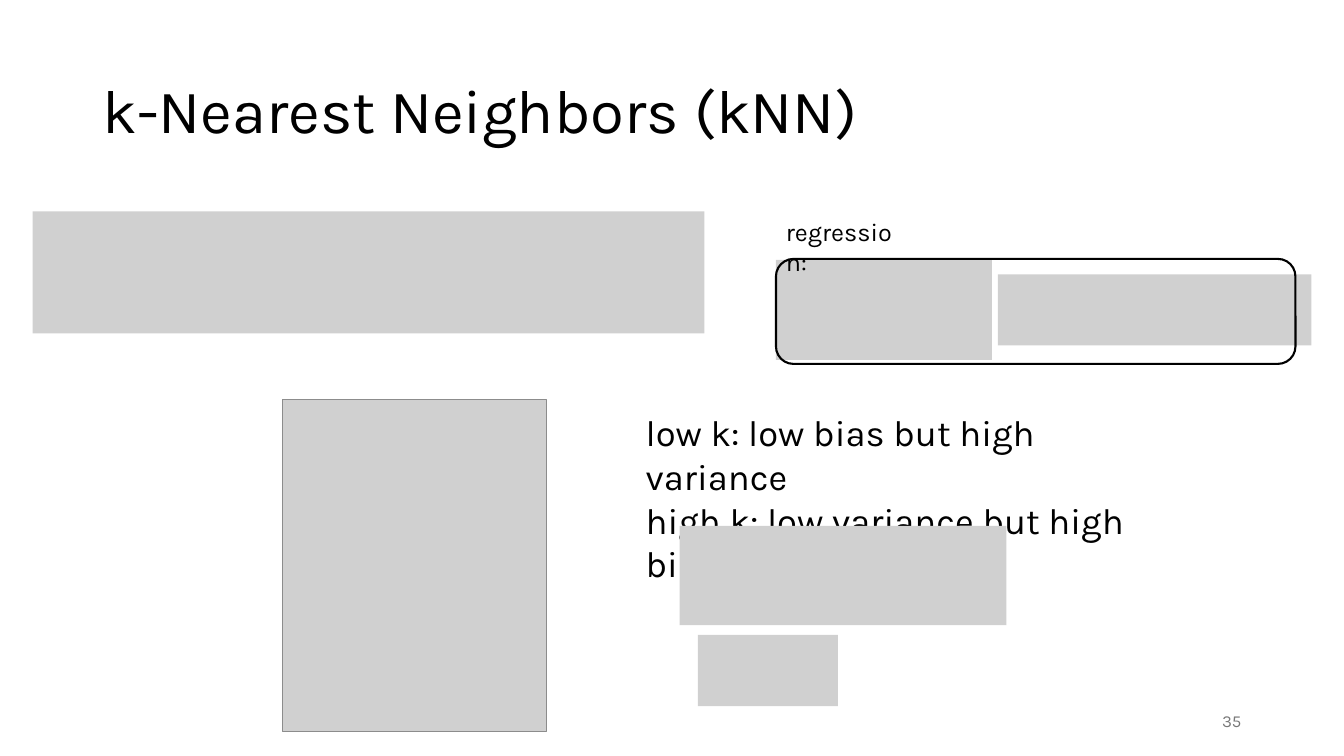
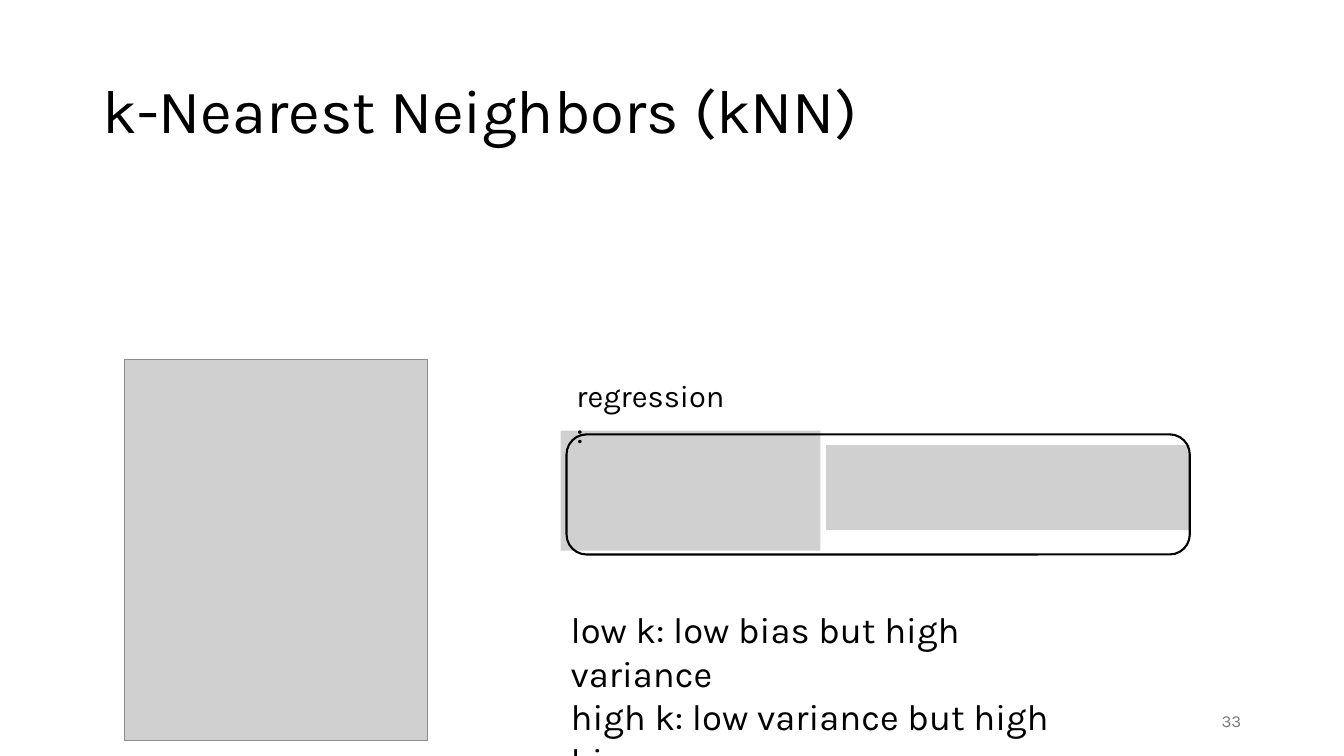
Before and after one commit to FelixWick/data_science, a slide deck: slide 33 of slides/5_ML.pptx (slide 35 before the commit). Drawn at 1344x756 pixels with LibreOffice and Linux fonts; fonts in the diff are those of the drawing; grey boxes stand for pictures. Boxes give left, top, right and bottom in pixels: in the first picture for what was removed or moved away, otherwise in the second. Text is boxed around its words. In the diff, an @@ line names an element or a change of style, - is before the commit and + after.

```diff
--- a/slides/5_ML.pptx
+++ b/slides/5_ML.pptx
@@ picture removed at <box>32,212,705,334</box> @@
@@ picture removed at <box>776,260,992,360</box> @@
@@ picture removed at <box>998,274,1312,346</box> @@
@@ picture: place and size @@
-picture at <box>282,399,546,732</box>
+picture at <box>125,360,427,741</box>
@@ text "regression:": place and size @@
-text "regression:" at <box>776,212,910,252</box>
+text "regression:" at <box>576,386,724,415</box>
@@ text "regression:" at <box>576,386,724,415</box>: size 18 to 22 pt @@
@@ picture added at <box>561,431,821,551</box> @@
@@ rounded rectangle: place and size @@
-rounded rectangle at <box>776,259,1296,364</box>
+rounded rectangle at <box>567,435,1190,555</box>
@@ picture added at <box>827,446,1191,530</box> @@
@@ picture removed at <box>680,526,1006,625</box> @@
@@ text "low k: low bias but ..." rewrapped from <box>646,421,1123,586</box> to <box>571,618,1048,739</box> @@
@@ picture removed at <box>698,635,838,707</box> @@
@@ page number at <box>1222,716,1242,727</box>: text changed @@
-35
+33
```
Also in this commit, not shown: 13 other slides changed, 1 slide added, 5 slides removed, 8 other files.
